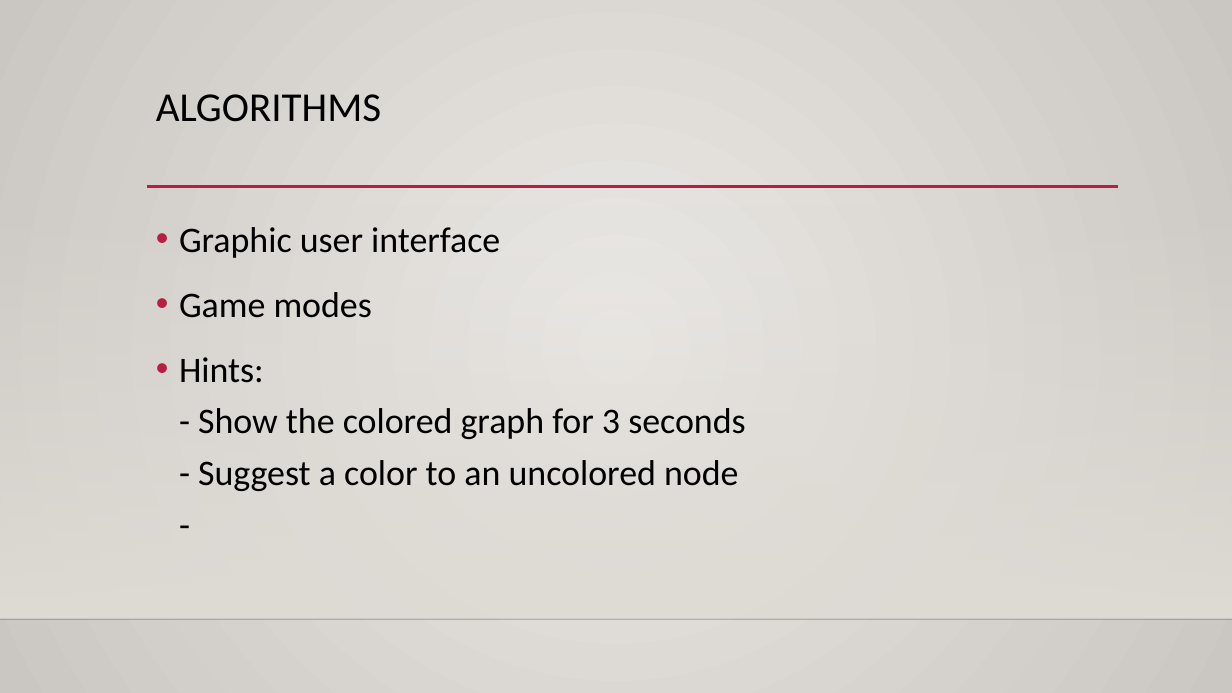
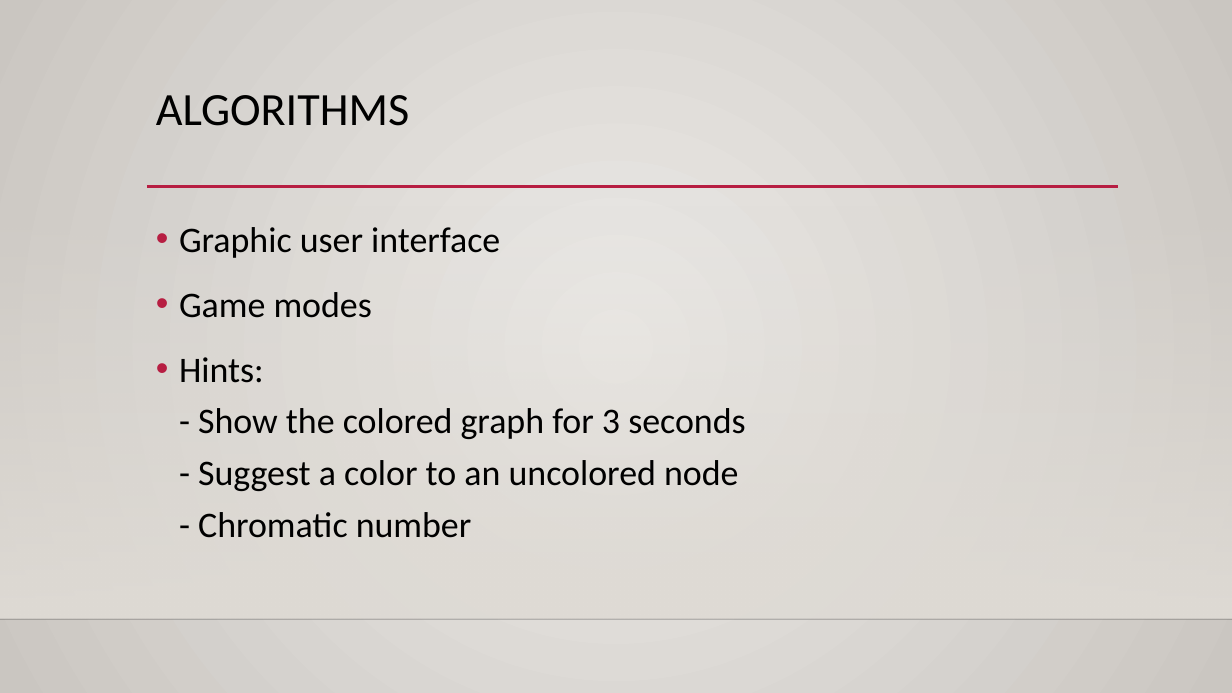
Before and after one commit to diagnoza/develop-, a slide deck: slide 6 of Project1-1/Phase2/Presentation2.pptx. Drawn at 1232x693 pixels with LibreOffice and Linux fonts; fonts in the diff are those of the drawing; background and template pictures are left out. Boxes give left, top, right and bottom in pixels: in the first picture for what was removed or moved away, otherwise in the second. Text is boxed around its words. In the diff, an @@ line names an element or a change of style, - is before the commit and + after.

```diff
--- a/Project1-1/Phase2/Presentation2.pptx
+++ b/Project1-1/Phase2/Presentation2.pptx
@@ title "ALGORITHMS" at [156, 95, 409, 126]: size 32 to 36 pt @@
@@ text at [179, 357, 745, 538]: text changed @@
-• Hints:
-  - Show the colored graph for 3 seconds
-  - Suggest a color to an uncolored node
-  -
+• Hints:
+  - Show the colored graph for 3 seconds
+  - Suggest a color to an uncolored node
+  - Chromatic number
```
Also in this commit, not shown: 7 other slides changed, 1 slide removed.
